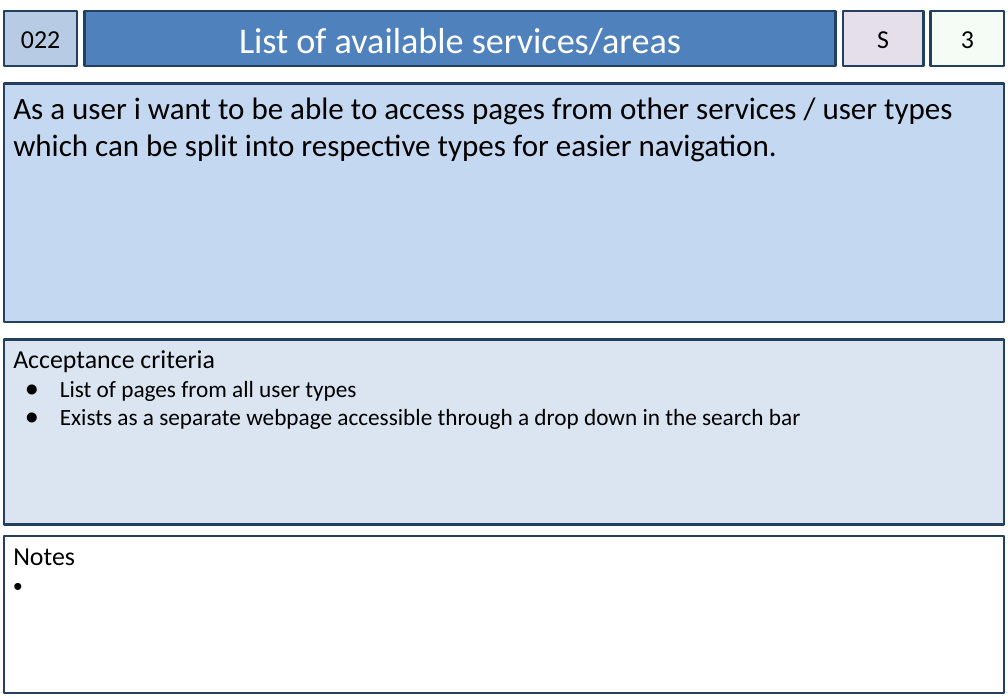
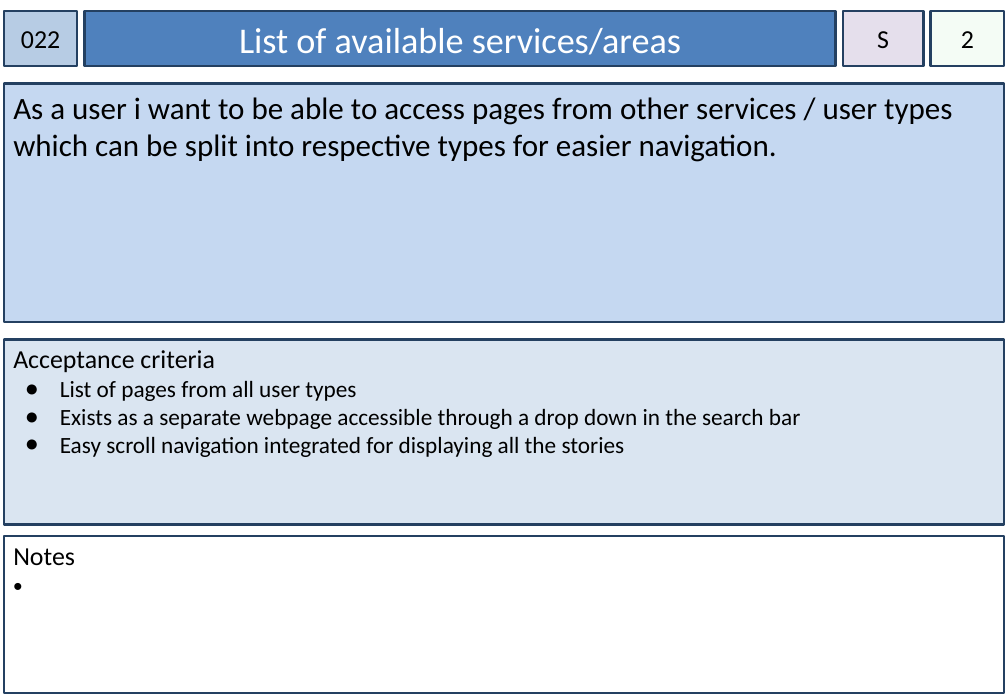
Before and after one commit to rickmccasker/IFB299, a slide deck: slide 24 of Documents/Story Cards.pptx. Drawn at 1008x698 pixels with LibreOffice and Linux fonts; fonts in the diff are those of the drawing. Boxes give left, top, right and bottom in pixels: in the first picture for what was removed or moved away, otherwise in the second. Text is boxed around its words. In the diff, an @@ line names an element or a change of style, - is before the commit and + after.

```diff
--- a/Documents/Story Cards.pptx
+++ b/Documents/Story Cards.pptx
@@ text in rectangle at box(961, 31, 974, 48): text changed @@
-3
+2
@@ text in rectangle at box(60, 437, 625, 457): paragraph added @@
+● Easy scroll navigation integrated for displaying all the stories
```
Also in this commit, not shown: 15 other slides changed, 1 slide added, 22 other files.
